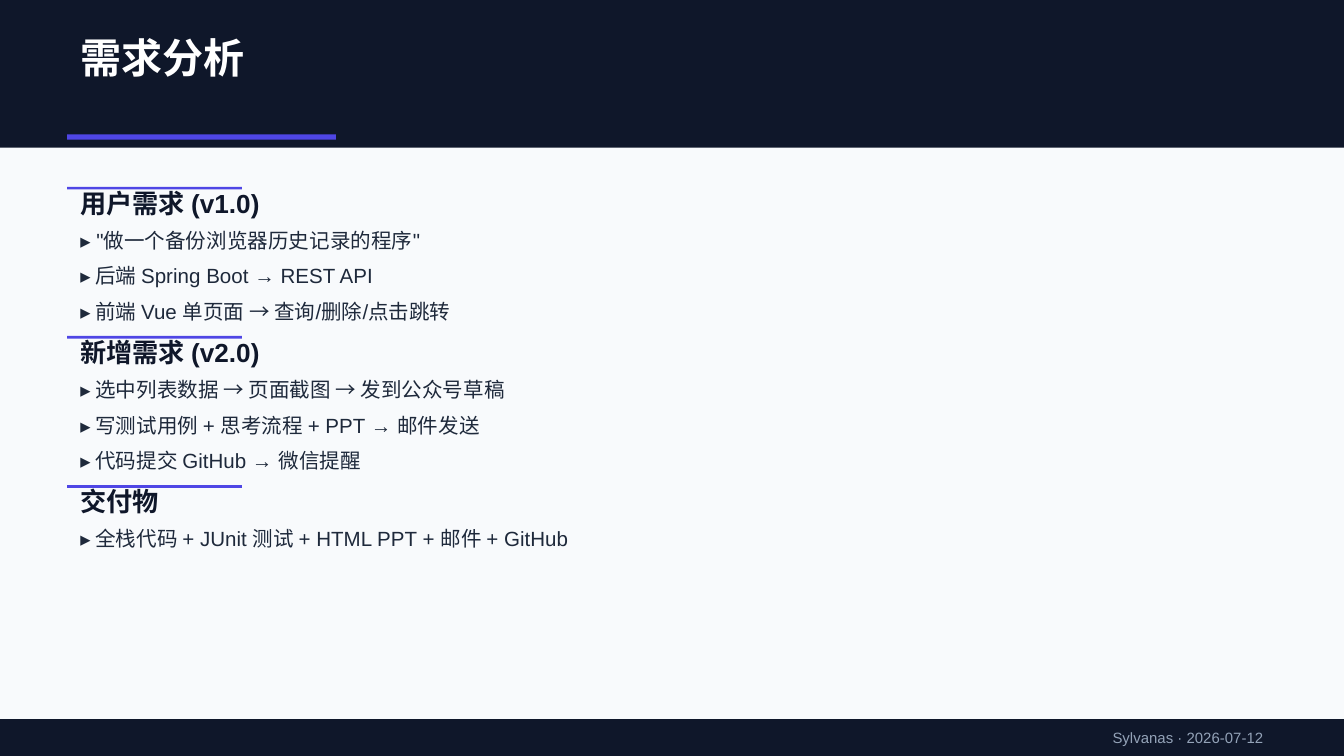
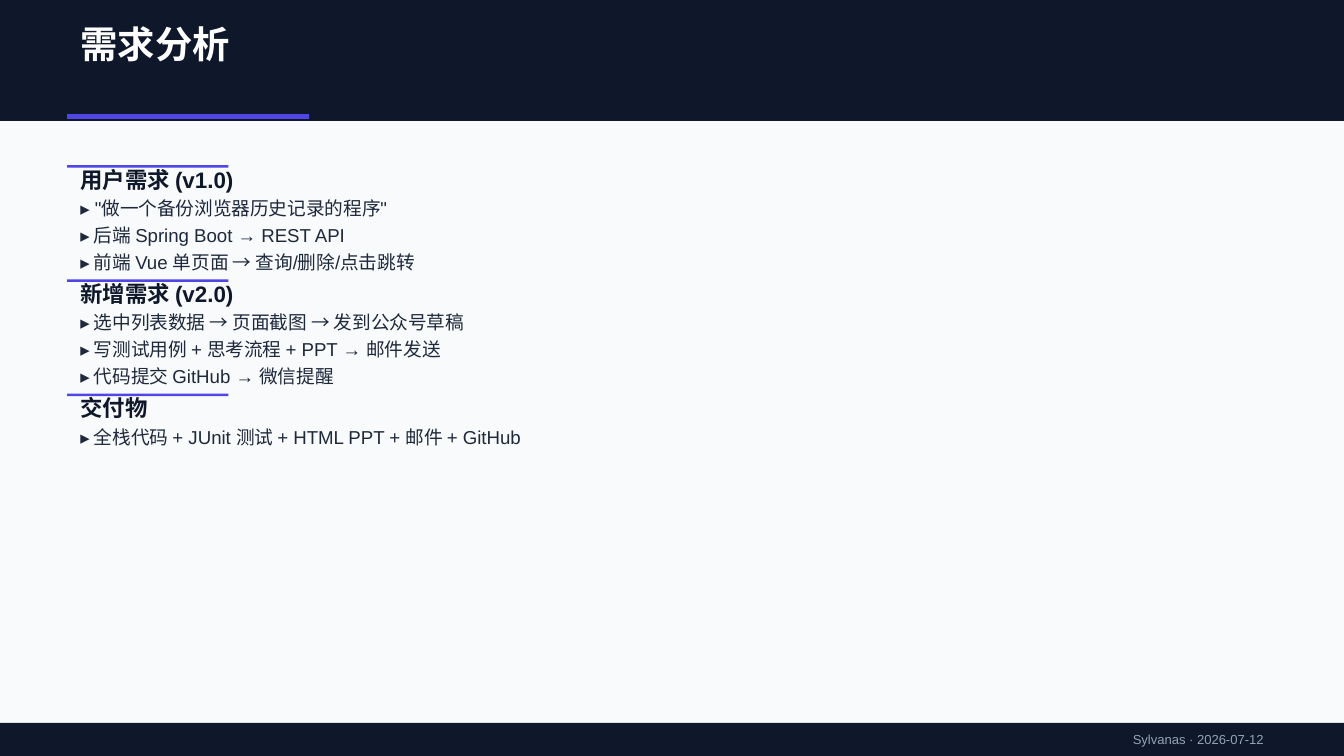
Before and after one commit to drudao/ForOpeanClaw, a slide deck: slide 3 of docs/项目演示.pptx. Drawn at 1344x756 pixels with LibreOffice and Linux fonts; fonts in the diff are those of the drawing. Boxes give left, top, right and bottom in pixels: in the first picture for what was removed or moved away, otherwise in the second. Text is boxed around its words. In the diff, an @@ line names an element or a change of style, - is before the commit and + after.

Commit message:
v2.0: html2canvas 截图发送到公众号 + 修复PPT溢出 + JUnit测试25用例覆盖 + 邮件发送

```diff
--- a/docs/项目演示.pptx
+++ b/docs/项目演示.pptx
@@ rectangle resized from (x1=0, y1=0, x2=1344, y2=148) to (x1=0, y1=0, x2=1344, y2=121) @@
@@ text "需求分析" moved from (x1=80, y1=38, x2=244, y2=77) to (x1=80, y1=26, x2=230, y2=62) @@
@@ text "需求分析" at (x1=80, y1=26, x2=230, y2=62): size 22 to 20 pt @@
@@ rectangle resized from (x1=67, y1=134, x2=336, y2=140) to (x1=67, y1=114, x2=309, y2=120) @@
@@ text "用户需求 (v1.0)" moved from (x1=80, y1=187, x2=259, y2=218) to (x1=80, y1=165, x2=233, y2=193) @@
@@ rectangle resized from (x1=67, y1=187, x2=242, y2=190) to (x1=67, y1=165, x2=228, y2=168) @@
@@ text "▸ "做一个备份浏览器历史记录的程序"" moved from (x1=104, y1=230, x2=420, y2=250) to (x1=102, y1=199, x2=388, y2=217) @@
@@ text "▸ 后端 Spring Boot → ..." moved from (x1=95, y1=265, x2=373, y2=288) to (x1=94, y1=226, x2=345, y2=246) @@
@@ text "▸ 前端 Vue 单页面 → ..." moved from (x1=95, y1=301, x2=450, y2=321) to (x1=94, y1=253, x2=415, y2=271) @@
@@ text "新增需求 (v2.0)" moved from (x1=80, y1=335, x2=259, y2=369) to (x1=80, y1=280, x2=233, y2=308) @@
@@ rectangle resized from (x1=67, y1=336, x2=242, y2=339) to (x1=67, y1=280, x2=228, y2=282) @@
@@ text "▸ 选中列表数据 → 页面截图 → ..." moved from (x1=95, y1=379, x2=505, y2=399) to (x1=94, y1=313, x2=464, y2=331) @@
@@ text "▸ 写测试用例 + 思考流程 + ..." moved from (x1=95, y1=415, x2=479, y2=435) to (x1=94, y1=340, x2=440, y2=358) @@
@@ text "▸ 代码提交 GitHub → 微信提醒" moved from (x1=95, y1=450, x2=361, y2=470) to (x1=94, y1=367, x2=333, y2=385) @@
@@ size 14 to 12 pt in 3 elements at (x1=80, y1=165, x2=233, y2=193), (x1=80, y1=280, x2=233, y2=308), (x1=80, y1=394, x2=147, y2=418) @@
@@ text "交付物" moved from (x1=80, y1=485, x2=158, y2=514) to (x1=80, y1=394, x2=147, y2=418) @@
@@ rectangle resized from (x1=67, y1=485, x2=242, y2=488) to (x1=67, y1=394, x2=228, y2=396) @@
@@ size 11 to 10 pt in 7 elements at (x1=102, y1=199, x2=388, y2=217), (x1=94, y1=226, x2=345, y2=246), (x1=94, y1=253, x2=415, y2=271), (x1=94, y1=313, x2=464, y2=331), (x1=94, y1=340, x2=440, y2=358), (x1=94, y1=367, x2=333, y2=385), (x1=94, y1=428, x2=521, y2=446) @@
@@ text "▸ 全栈代码 + JUnit 测试 ..." moved from (x1=95, y1=528, x2=568, y2=548) to (x1=94, y1=428, x2=521, y2=446) @@
@@ rectangle resized from (x1=0, y1=719, x2=1344, y2=756) to (x1=0, y1=723, x2=1344, y2=755) @@
@@ text "Sylvanas · 2026-07-12" at (x1=1133, y1=734, x2=1264, y2=747): size 8 to 7 pt @@
```
Also in this commit, not shown: 10 other slides changed, 20 other files.
